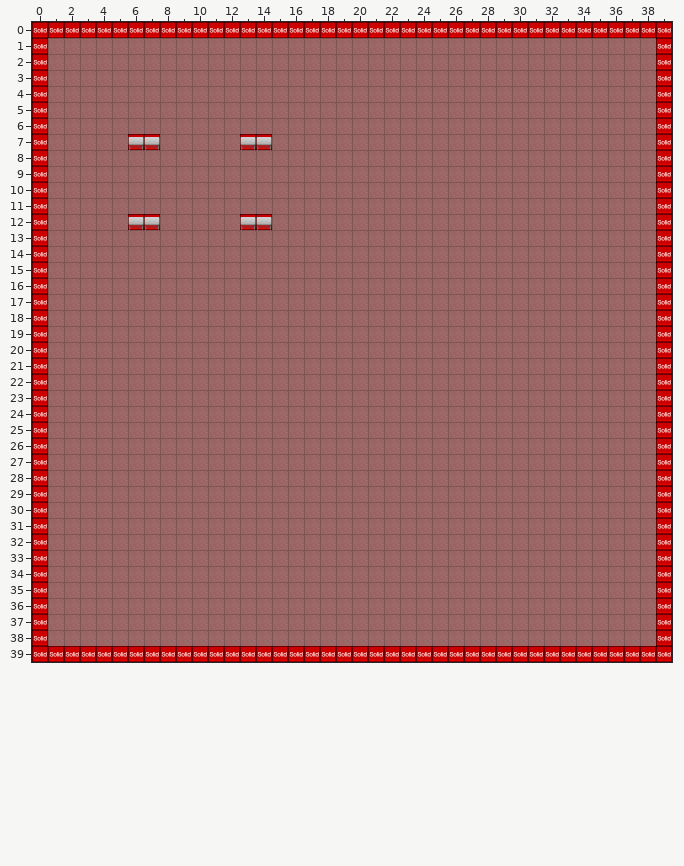
A Tiled map gets an edit: data/testlevel.tmx. Above is the file before it was changed.
Cells are 32x32 px. Shown: x 0..39, y 0..39.
New version:
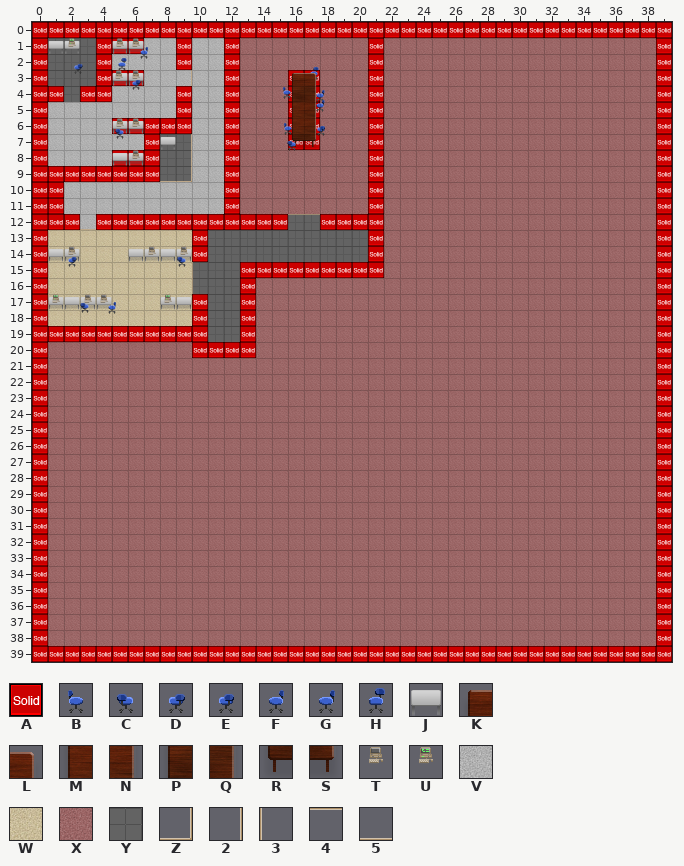
Key: from "COLLIDERS": A 0 "solid"; from "MOB_TILESET": B 48, C 50, D 52, E 53, F 54, G 55, H 56; from "OBJ_TILESET": J 0, K 8, L 9, M 10, N 11, P 12, Q 13, R 14, S 15, T 16, U 17; from "TURF_TILESET": V 0, W 2, X 4, Y 16, Z 48, 2 52, 3 53, 4 54, 5 55.
_ is an empty cell, # one hidden under a higher layer.
Objects are placed by their top-left corner, in cells (3,4 is the top-left corner of cell 3,4); size is 1x1 cell unless given.
Tiles replaced or removed in this view: A, X.
Tiles of an added or newly shown layer are drawn over the layers below it.
Change:
Changed rows in their new state; . is an unchanged cell.
Layer "Tiles":
first column x 1:
 1 YYY###VV#VV#........#
 2 YYY#VVVV#VV#........#
 3 YYY###VVVVV#........#
 4 #Y##VVVV#VV#........#
 5 VVVVVVVV#VV#........#
 6 VVVV#####VV#........#
 7 VVVVVV.YYVV#........#
 8 VVVV###YYVV#........#
 9 #######YYVV#........#
10 #VVVVVVVVVV#........#
11 #VVVVVVVVVV#........#
12 ##V##..#####..#YY####
13 WWWWWWWWW#YYYYYYYYYY#
14 WWWWWWWWW#YYYYYYYYYY#
15 WWWWWWWWWYYY#########
16 WWWWWWWWWYYY#........
17 WWWWWWWWW#YY#........
18 WWWWWWWWW#YY#........
19 ##########YY#........
20 .........####........
Layer "Tile Overlays" (added):
first column x 9:
 3 2
first column x 3:
 7 ......2........
 8 ......2........
 9 .....5Z........
12 5............44
15 .......3.......
16 .......3.......
Layer "collision":
first column x 1:
 1 ...AAA..A..A........A
 2 ...A....A..A........A
 3 ...AAA.....A...AA...A
 4 A.AA....A..A...AA...A
 5 ........A..A...AA...A
 6 ....AAAAA..A...AA...A
 7 ....._.....A__.AA...A
 8 ....AAA....A........A
 9 AAAAAAA....A........A
10 A..........A........A
11 A..........A........A
12 AA.AA..AAAAA..A..AAAA
13 .........A..........A
14 .........A..........A
15 ............AAAAAAAAA
16 ............A........
17 .........A..A........
18 .........A..A........
19 AAAAAAAAAA..A........
20 .........AAAA........
Layer "Objects":
added: J at 1,1
added: J at 2,1
added: U at 2,1
added: J at 5,1
added: J at 6,1
added: T at 6,1
added: T at 5,1
added: F at 6.5,1.4
added: H at 5.2,2.1
added: D at 2.4,2.3
added: H at 17.2,2.7
added: J at 5,3
added: J at 6,3
added: T at 4.9,3
added: T at 6,3
added: L at 17,3
added: K at 16,3
added: D at 6,3.3
added: B "chair" at 15.4,3.9
added: P at 16,4
added: Q at 17,4
added: G at 17.5,4.1
added: G "chair" at 17.5,4.7
added: N at 17,5
added: M at 16,5
added: J at 6,6
added: J at 5,6
added: T at 5,6
added: T at 6,6
added: N at 17,6
added: M at 16,6
added: B at 15.5,6.1
added: E at 17.6,6.2
added: C at 5,6.4
added: J at 8,7
added: R at 16,7
added: S at 17,7
added: C at 15.7,7.2
added: J at 6,8
added: J at 5,8
added: T "computer" at 6,8
added: J at 9,14
added: J at 8,14
added: J at 2,14
added: J at 1,14
added: J at 7,14
changed: J "table" at 6,12 -> J "table" at 6,14
added: T at 7,14
added: T at 9,14
added: T at 2,14
added: C at 8.8,14.3
added: D at 2,14.4
added: J at 9,17
added: J at 8,17
added: J at 1,17
added: J at 2,17
added: J at 3,17
added: J at 4,17
added: T at 3,17
added: T at 4,17
added: U at 8,17
added: U at 1,17
added: C at 2.8,17.3
added: F at 4.5,17.3
removed: J "table" at 7,7
removed: J "table" at 6,7
removed: J "table" at 13,7
removed: J "table" at 14,7
removed: J "table" at 7,12
removed: J "table" at 14,12
removed: J "table" at 13,12
